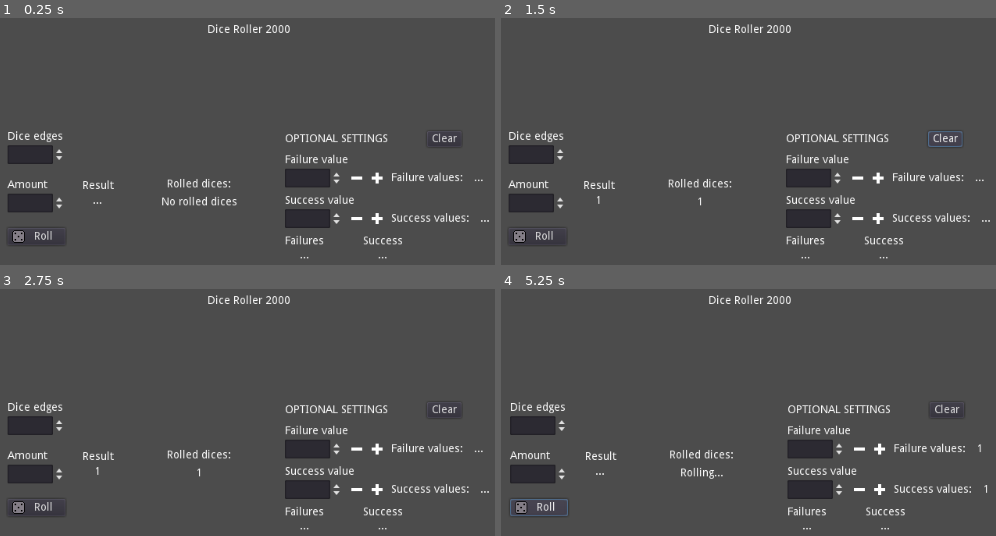
Above: before the commit, frames 1-4 (two rows, left to right).
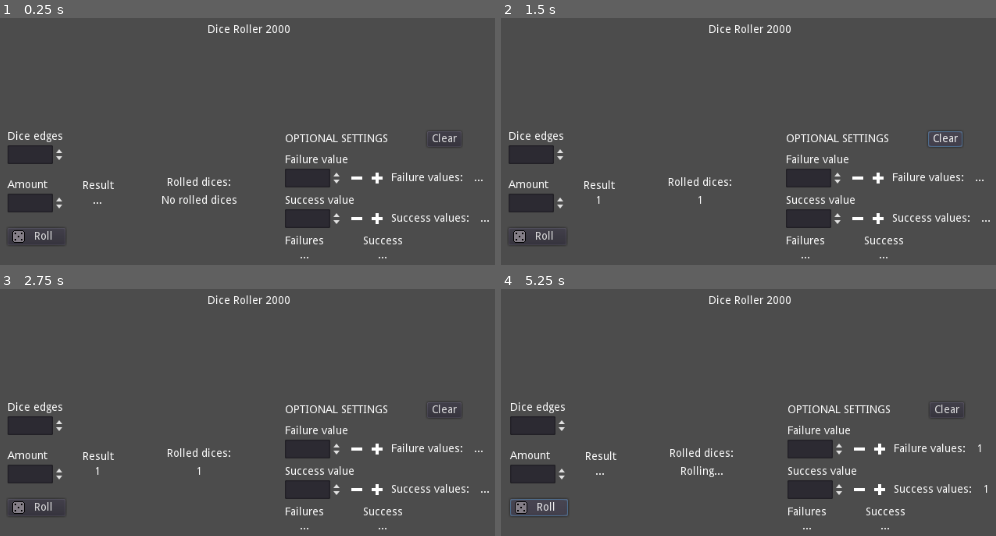
Above: after the commit, the same moments.

Repository: TheAspen/Dice_Roller_2000
Game: Godot game, scene res://Main.tscn
Same seed, same stepped clock (60 frames per second), same inputs: the game is played once before the commit and once after it.
Inputs (mouse positions are in pixels of both pictures, inside the frame that each line leads up to):
- Up to frame 1 (0.25 s): no input
- Up to frame 2 (1.5 s): click "Roll" at 0.5 s; click "Clear" at 1.25 s
- Up to frame 3 (2.75 s): click (356, 449) at 2 s
- Up to frame 4 (5.25 s): click (877, 449) at 2.75 s; click (857, 489) at 3.5 s; click (877, 489) at 4.25 s; click "Roll" at 5 s

The runs differ from the first frame. In frame 1, 0.5% of the frame differs, in the area x 32-48%, y 64-77%; in frame 2, 0.3%; in frame 3, 0.3%; in frame 4, 0.4%.

Commit message:
GridContainer added.

Diff:
--- a/Main.tscn
+++ b/Main.tscn
@@ -132,23 +132,29 @@
 alignment = 1
 
 [node name="RolledDices" type="Label" parent="CenterContainer/HBoxContainer/RolledDicesArray"]
-margin_top = 61.0
+margin_top = 59.0
 margin_right = 175.0
-margin_bottom = 75.0
+margin_bottom = 73.0
 text = "Rolled dices:"
 align = 1
 valign = 1
 
 [node name="RollsTable" type="Label" parent="CenterContainer/HBoxContainer/RolledDicesArray"]
-margin_top = 79.0
+margin_top = 77.0
 margin_right = 175.0
-margin_bottom = 104.0
+margin_bottom = 102.0
 rect_min_size = Vector2( 175, 25 )
 size_flags_horizontal = 4
 text = "No rolled dices"
 align = 1
 valign = 1
 autowrap = true
+
+[node name="GridContainer" type="GridContainer" parent="CenterContainer/HBoxContainer/RolledDicesArray"]
+margin_top = 106.0
+margin_right = 175.0
+margin_bottom = 106.0
+columns = 8
 
 [node name="OptionalSettings" type="VBoxContainer" parent="CenterContainer/HBoxContainer"]
 margin_left = 355.0
--- a/MainScript.gd
+++ b/MainScript.gd
@@ -49,10 +49,13 @@
 	get_node("CenterContainer/HBoxContainer/Results/Result").text = var2str(result)
 
 	for i in range(results.size()):
+		var node = Label.new()
 		if(i == 0):
 			get_node("CenterContainer/HBoxContainer/RolledDicesArray/RollsTable").text = var2str(results[i])
 			continue
 		get_node("CenterContainer/HBoxContainer/RolledDicesArray/RollsTable").text = get_node("CenterContainer/HBoxContainer/RolledDicesArray/RollsTable").text + ", " + var2str(results[i])
+		node.text = var2str(results[i])
+		#$CenterContainer/HBoxContainer/RolledDicesArray/GridContainer.add_child(node)
 
 	_checkFailures()
 	_checkSuccess()
